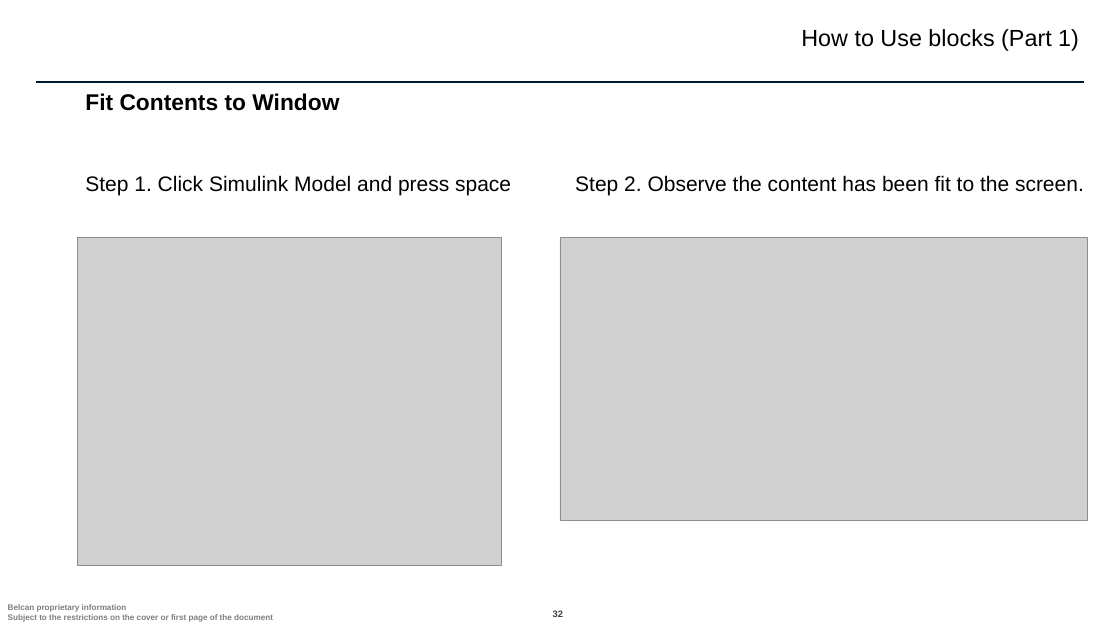
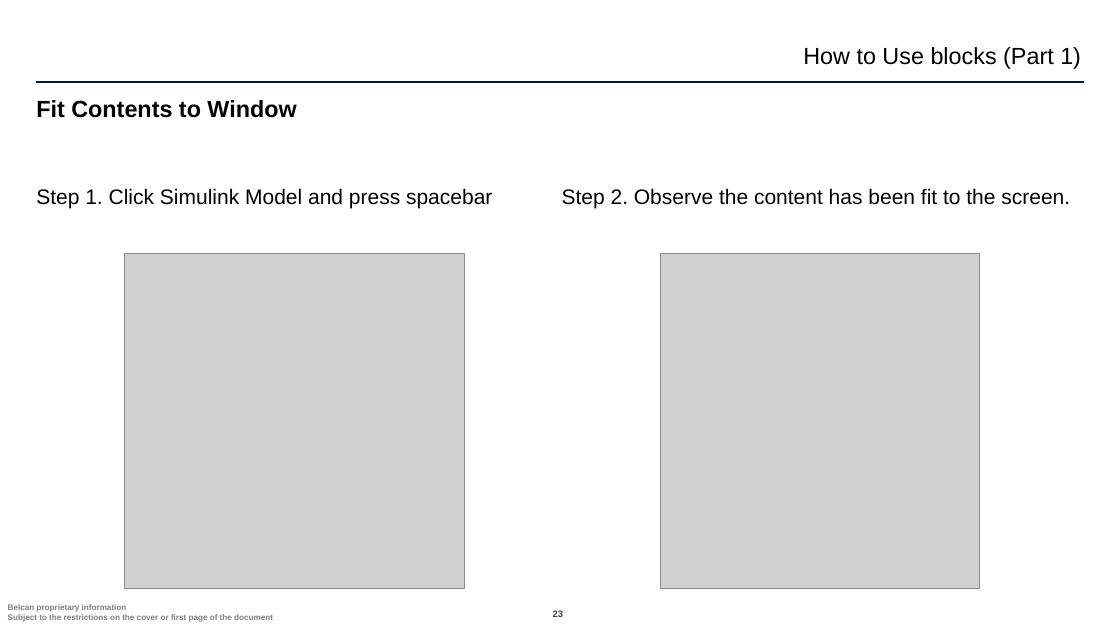
Before and after one commit to ntylerbelcan/aviation-controls-simulink-training-Belcan, a slide deck: slide 23 of ch01/Chapter 1 - Belcan.pptx (slide 32 before the commit). Drawn at 1120x630 pixels with LibreOffice and Linux fonts; fonts in the diff are those of the drawing; grey boxes stand for pictures; background and template pictures are left out. Boxes give left, top, right and bottom in pixels: in the first picture for what was removed or moved away, otherwise in the second. Text is boxed around its words. In the diff, an @@ line names an element or a change of style, - is before the commit and + after.

```diff
--- a/ch01/Chapter 1 - Belcan.pptx
+++ b/ch01/Chapter 1 - Belcan.pptx
@@ text "How to Use blocks (Part ...": place and size @@
-text "How to Use blocks (Part ..." at bbox=[801, 29, 1079, 51]
+text "How to Use blocks (Part ..." at bbox=[803, 47, 1081, 69]
@@ title "Fit Contents to Window": place and size @@
-title "Fit Contents to Window" at bbox=[85, 93, 339, 111]
+title "Fit Contents to Window" at bbox=[36, 100, 296, 118]
@@ title "Fit Contents to Window" at bbox=[36, 100, 296, 118]: size 19.5 to 20 pt @@
@@ text at bbox=[36, 188, 492, 208]: text changed @@
-Step 1. Click Simulink Model and press space
+Step 1. Click Simulink Model and press spacebar
@@ text "Step 2. Observe the content ...": place and size @@
-text "Step 2. Observe the content ..." at bbox=[575, 175, 1084, 195]
+text "Step 2. Observe the content ..." at bbox=[562, 188, 1070, 208]
@@ text "Step 2. Observe the content ..." at bbox=[562, 188, 1070, 208]: more space between paragraphs @@
@@ picture removed at bbox=[560, 237, 1088, 521] @@
@@ picture: place and size @@
-picture at bbox=[77, 237, 502, 565]
+picture at bbox=[124, 254, 465, 589]
@@ picture added at bbox=[660, 254, 980, 589] @@
```
Also in this commit, not shown: 46 other slides changed, 3 slides added.
